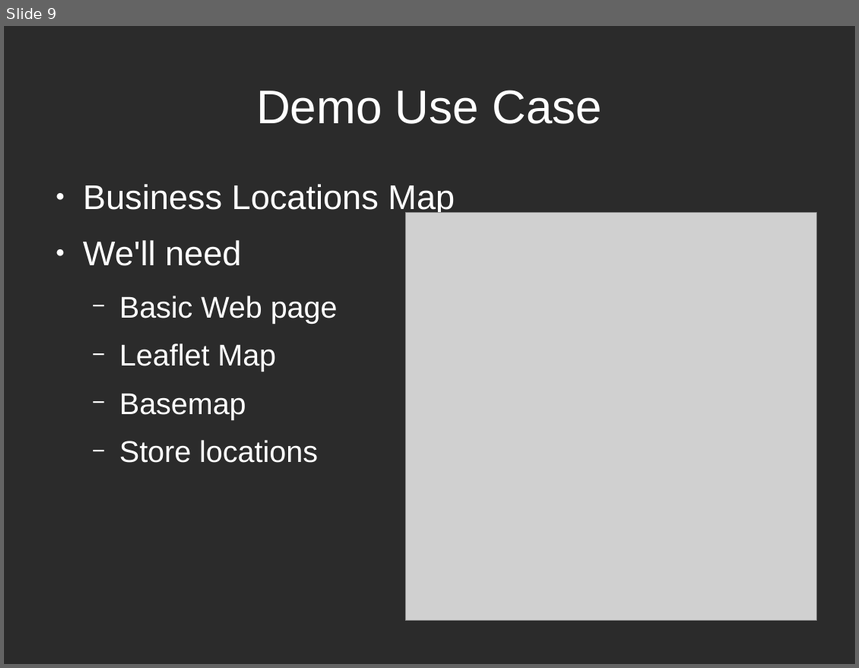
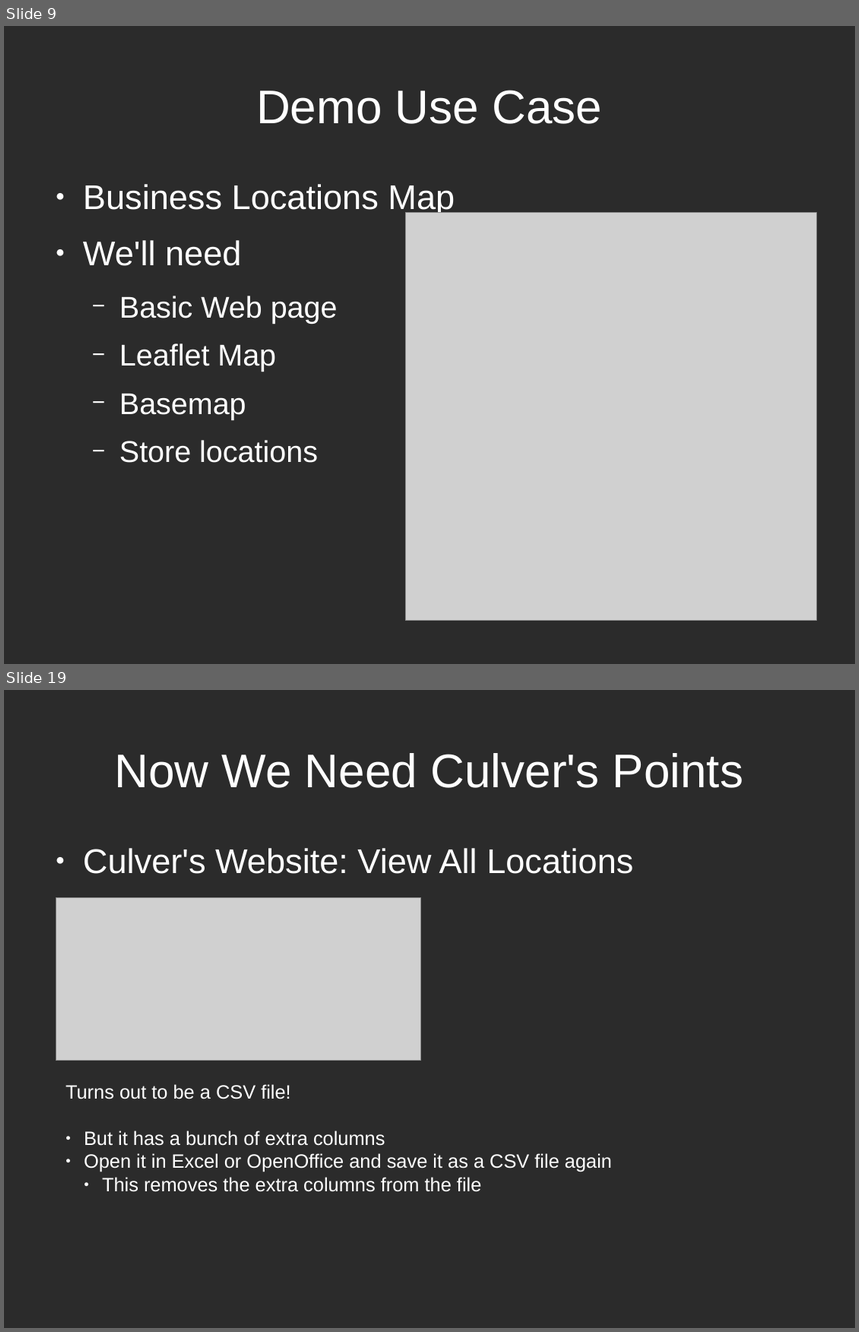
Before and after one commit to stuporglue/leaflet-crash-course, a slide deck: Presentation.odp. Shown one above the other, each under a label of ours: slide 9 before the commit, slides 9 and 19 after it; the slides between them are not shown. The pictures are 859x668 and 859x1332 pixels, drawn with LibreOffice and Linux fonts; fonts in the diff are those of the drawing; grey boxes stand for pictures; background and template pictures are left out; a plain dark background stands for a picture behind light text. Boxes give left, top, right and bottom in pixels: in the first picture for what was removed or moved away, otherwise in the second. Text is boxed around its words. In the diff, an @@ line names an element or a change of style, - is before the commit and + after.

```diff
--- a/Presentation.odp
+++ b/Presentation.odp
@@ slide 19 added at (4,690,855,1328), background picture (left out) @@
@@ title added at (114,753,743,788), 44 pt, text #FFFFFF @@
+Now We Need Culver's Points
@@ text added at (83,848,633,874), 32 pt, text #FFFFFF @@
+● Culver's Website: View All Locations
@@ picture added at (56,898,421,1061) @@
@@ text added at (66,1084,612,1192), 18 pt, text #FFFFFF @@
+Turns out to be a CSV file!
+● But it has a bunch of extra columns
+● Open it in Excel or OpenOffice and save it as a CSV file again
+  ● This removes the extra columns from the file
```
Also in this commit, not shown: 2 slides changed, 21 other slides added, 1 slide removed.
